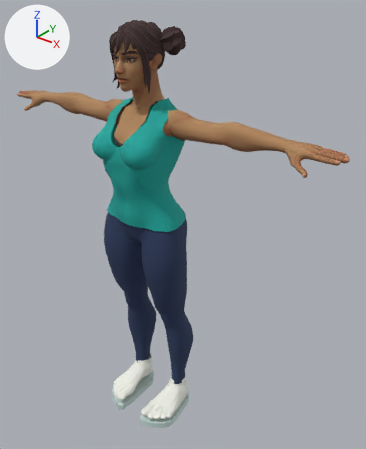
The glTF model experiments/prompt2rig/public/lab/characters/running-woman/assembled-running-woman.glb, before and after one commit.
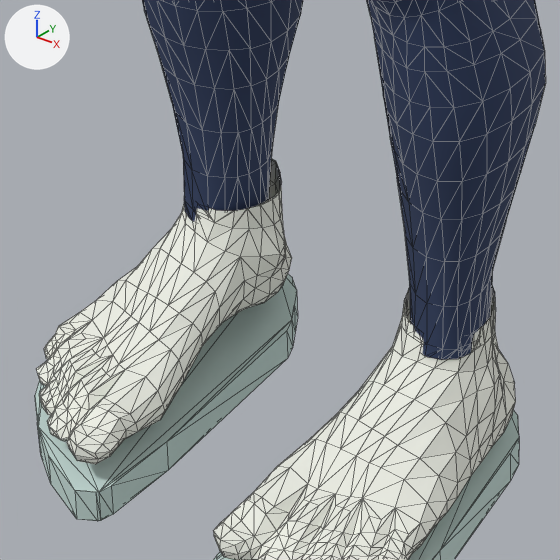
Old and new are each drawn whole from a 50 mm camera at (1.287, -1.349, 1.849) aimed at (0.103, 0.132, 0.931) and again close up on the part from 29% to 53% of the width and 73% to 93% of the height. The axes (+X, +Y, +Z) are drawn at upper left. The lights are the same throughout. The first two pictures are the older version. The close-ups show mesh edges as thin lines.

Before the edit, the objects in view are built like this:
```python
me_mesh_10 = bpy.data.meshes.new('Mesh_10')
me_mesh_10.from_pydata(...)  # 413 vertices, 784 faces; spans x 0.054..0.181, y -0.134..0.136, z 0.04..0.158
me_mesh_10.materials.append(mat_running_shoe_upper)  # white #f1f3e9
me_mesh_11 = bpy.data.meshes.new('Mesh_11')
me_mesh_11.from_pydata(...)  # 48 vertices, 92 faces; spans x 0.052..0.184, y -0.138..0.139, z 0.002..0.031
me_mesh_11.materials.append(mat_running_shoe_sole)  # pale green #c8ded9
me_mesh_2 = bpy.data.meshes.new('Mesh_2')
me_mesh_2.from_pydata(...)  # 468 vertices, 871 faces; spans x 0.0..0.198, y -0.084..0.155, z 0.141..0.894
me_mesh_2.materials.append(mat_navy_yoga_leggings)  # dark blue #29395c
ob_leggings_l = bpy.data.objects.new('leggings_L', me_mesh_2)
ob_leggings_l.location = (0.0, 0.0, 0.0)
ob_shoe_l = bpy.data.objects.new('shoe_L', me_mesh_10)
ob_shoe_l.location = (0.0, 0.0, 0.0)
ob_sole_l = bpy.data.objects.new('sole_L', me_mesh_11)
ob_sole_l.location = (0.0, 0.0, 0.0)
# also in view: 'sole_R' at (-0.118, 0.001, 0.017); 'shoe_R' at (-0.118, 0.001, 0.099); 'leggings_R' at (-0.099, 0.036, 0.517)
```
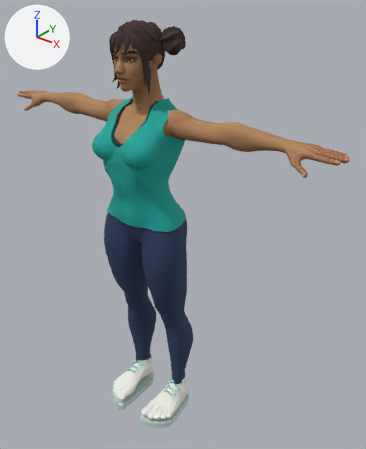
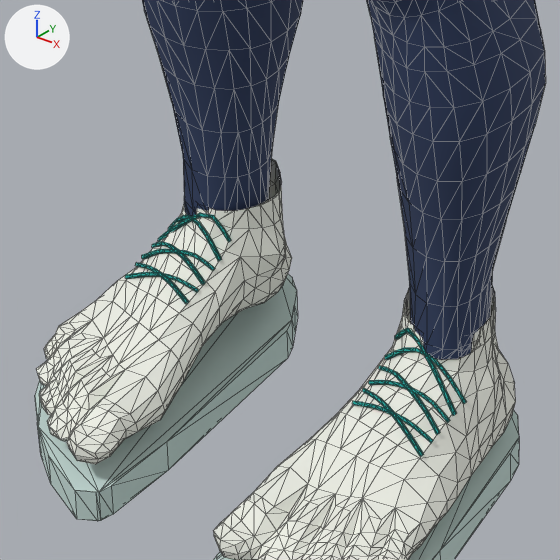
Where the change shows, as pixel boxes (x1, y1, x2, y2) in the close-ups (560 x 560 px):
'laces_L', added (cyan)
    after: (352, 328, 466, 457)
'laces_R', added (cyan)
    after: (125, 213, 231, 304)

What the commit changed:
Mesh me_mesh_14 is new.
It has 216 vertices, 384 faces and spans x -0.1524..-0.0837, y 0.0006..0.0542, z 0.0942..0.1537.
It uses material mat_teal_athletic_tank (cyan #16a59c).
Mesh me_mesh_11_1 is new.
It has 216 vertices, 384 faces and spans x 0.0836..0.1524, y 0.0006..0.0542, z 0.0941..0.1537.
It uses material mat_teal_athletic_tank (cyan #16a59c).
Object 'laces_R' (ob_laces_r) is new; it shows me_mesh_14.
Its location is (0.0, 0.0, 0.0).
Object 'laces_L' (ob_laces_l) is new; it shows me_mesh_11_1.
Its location is (0.0, 0.0, 0.0).
